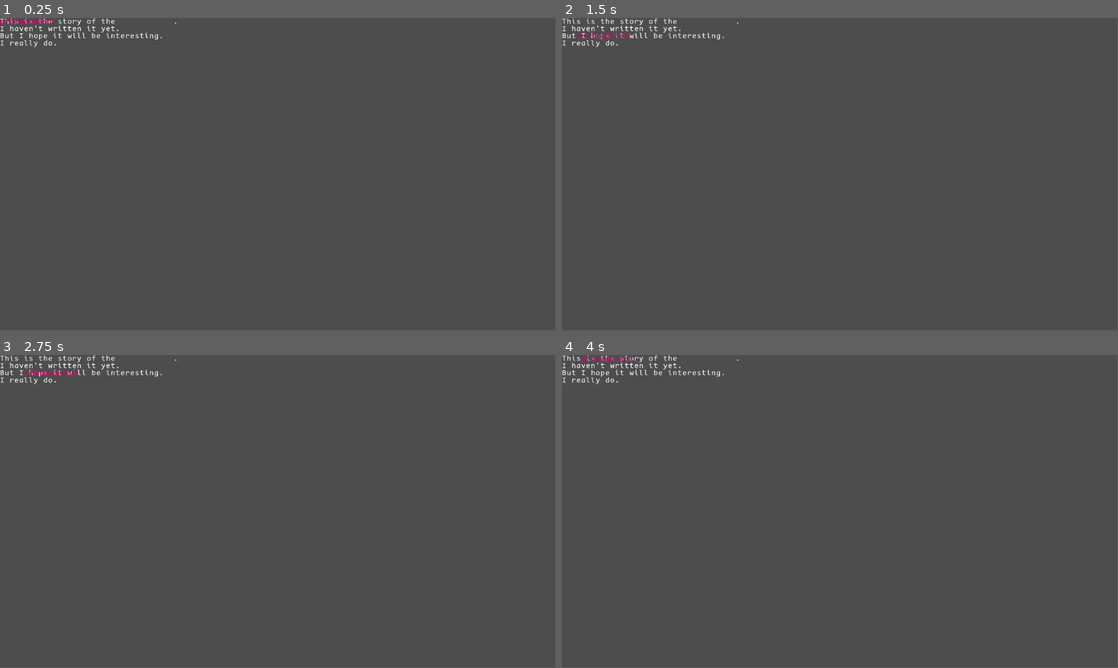
Above: before the commit, frames 1-4 (two rows, left to right).
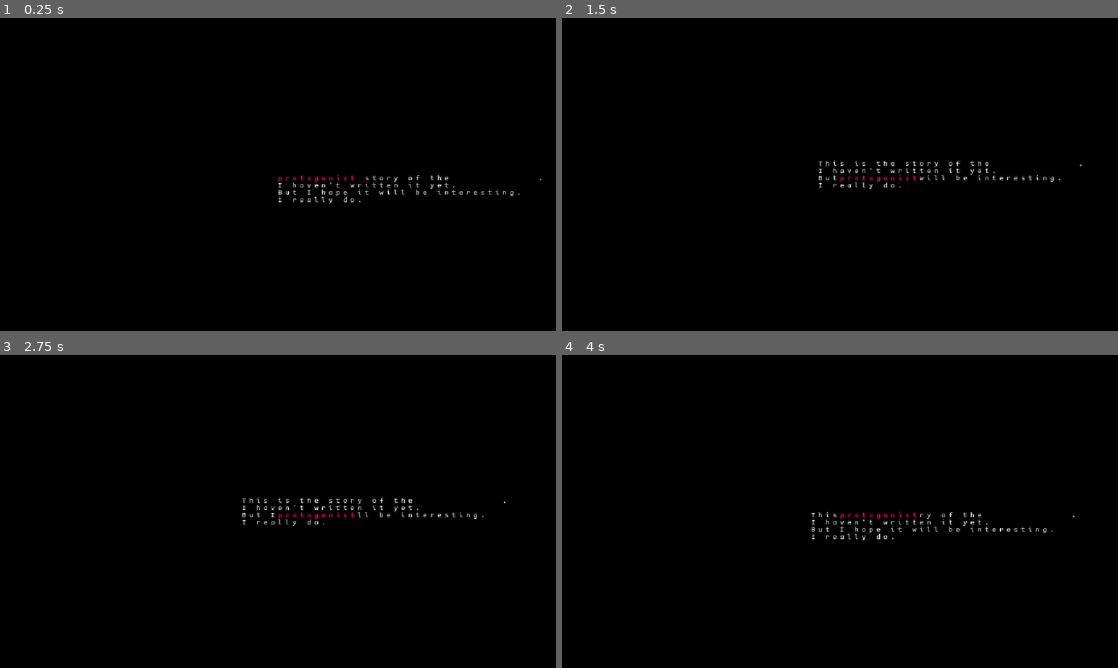
Above: after the commit, the same moments.

Repository: Tchetchouille/Under-the-Words
Game: Godot game, scene res://Scenes/main.tscn
Two runs of this game, one before a commit and one after it. Both use one fixed random seed, a clock stepped at 60 frames per second and the inputs below.
Inputs:
- Up to frame 1 (0.25 s): no input
- Up to frame 2 (1.5 s): tap Enter at 0.5 s; hold Right (move_right) 0.53-1.28 s; tap Space at 1.25 s; hold Down (move_down) from 1.28 s (still down)
- Up to frame 3 (2.75 s): tap Enter at 2 s; release Down (move_down) at 2.03 s; hold Right (move_right) from 2.03 s (still down)
- Up to frame 4 (4 s): tap Space at 2.75 s; release Right (move_right) at 2.78 s; hold Up (move_up) 2.78-3.53 s; tap Enter at 3.5 s; hold Left (move_left) from 3.53 s (still down)
In our replay, the window is 799x449 before the commit and 800x450 after it. These sizes can differ from the game's own. Grey fills any space a smaller window leaves; there, only what the larger window draws over its background counts as a difference.

The runs differ from the first frame. In frame 1, 100% of the frame differs, in the area x 0-100%, y 0-100%; in frame 2, 99%; in frame 3, 100%; in frame 4, 100%.

Commit message:
Added backgrounds

Diff:
--- a/under-the-words/Globals/global_variables.tscn
+++ b/under-the-words/Globals/global_variables.tscn
@@ -4,5 +4,5 @@
 
 [node name="GlobalVariables" type="Node" unique_id=1341810578]
 script = ExtResource("1_w5elx")
-character_width = 10
+character_width = 15
 character_height = 15
--- a/under-the-words/Resources/Themes/level_theme.tres
+++ b/under-the-words/Resources/Themes/level_theme.tres
@@ -4,3 +4,4 @@
 
 [resource]
 default_font = ExtResource("1_4ejbr")
+Label/font_sizes/font_size = 15
--- a/under-the-words/Scenes/Characters/protagonist.gd
+++ b/under-the-words/Scenes/Characters/protagonist.gd
@@ -5,6 +5,7 @@
 @export var bold_font : FontFile
 
 @onready var c_width = GlobalVariables.character_width
+@onready var c_height = GlobalVariables.character_height
 
 @onready var base_character = preload("res://Scenes/Levels/Bases/base_character.tscn")
 
@@ -36,9 +37,13 @@
 
 func create_body(string):
 	var x = 0
+	# Background
+	# We multiply by 1.05 to have a margin
+	$Background.size = Vector2(string.split().size() * c_width * 0.97, c_height * 1.05)
+	# Text
 	for character in string.split():
 		var p_character = base_character.instantiate()
-		var label = p_character.get_child(0).get_child(0)
+		var label = p_character.get_node('Control/Label')
 		# In the case of the protag, I don't use special characters yet.
 		label.text = character
 		# Making it bold and colored
@@ -85,5 +90,7 @@
 		_:
 			pass
 	# Updating position
-	position.x = norm_position.x * GlobalVariables.character_width
-	position.y = norm_position.y * GlobalVariables.character_height
+	var tween = get_tree().create_tween()
+	tween.tween_property(self, 'position', Vector2(norm_position.x * GlobalVariables.character_width, norm_position.y * GlobalVariables.character_height), 0.1)
+	#position.x = norm_position.x * GlobalVariables.character_width
+	#position.y = norm_position.y * GlobalVariables.character_height
--- a/under-the-words/Scenes/Characters/protagonist.tscn
+++ b/under-the-words/Scenes/Characters/protagonist.tscn
@@ -8,3 +8,22 @@
 word = "protagonist"
 color = Color(0.8533701, 0, 0.4205537, 1)
 bold_font = ExtResource("2_rgu6h")
+
+[node name="Background" type="ColorRect" parent="." unique_id=988261933]
+offset_right = 40.0
+offset_bottom = 40.0
+color = Color(0, 0, 0, 1)
+
+[node name="Camera2D" type="Camera2D" parent="." unique_id=50129018]
+
+[node name="CanvasLayer" type="CanvasLayer" parent="Camera2D" unique_id=1234496337]
+layer = -10
+
+[node name="GlobalBackground" type="ColorRect" parent="Camera2D/CanvasLayer" unique_id=374455536]
+z_index = -10
+anchors_preset = 15
+anchor_right = 1.0
+anchor_bottom = 1.0
+grow_horizontal = 2
+grow_vertical = 2
+color = Color(0, 0, 0, 1)
--- a/under-the-words/Scenes/Levels/Bases/base_level.gd
+++ b/under-the-words/Scenes/Levels/Bases/base_level.gd
@@ -34,7 +34,7 @@
 		for j in characters.size():
 			var character = characters[j]
 			var lvl_character = base_character.instantiate()
-			var label = lvl_character.get_child(0).get_child(0)
+			var label = lvl_character.get_node('Control/Label')
 			# Setting the text of label of the scene
 			# Checking if the character is one of the special characters
 			match character:
--- a/under-the-words/project.godot
+++ b/under-the-words/project.godot
@@ -18,6 +18,12 @@
 
 GlobalVariables="*uid://dhl8ad4cwliyw"
 LevelManager="*uid://bypti0u63qjr5"
+
+[display]
+
+window/size/mode=3
+window/stretch/mode="canvas_items"
+window/stretch/aspect="expand"
 
 [input]
 
